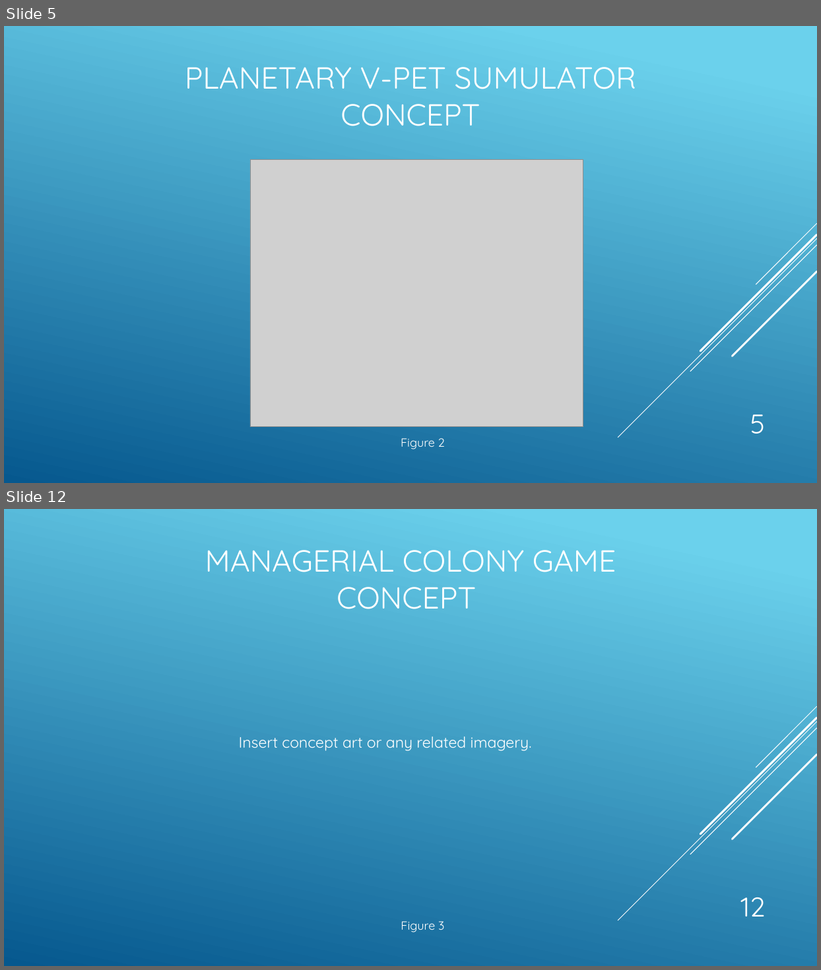
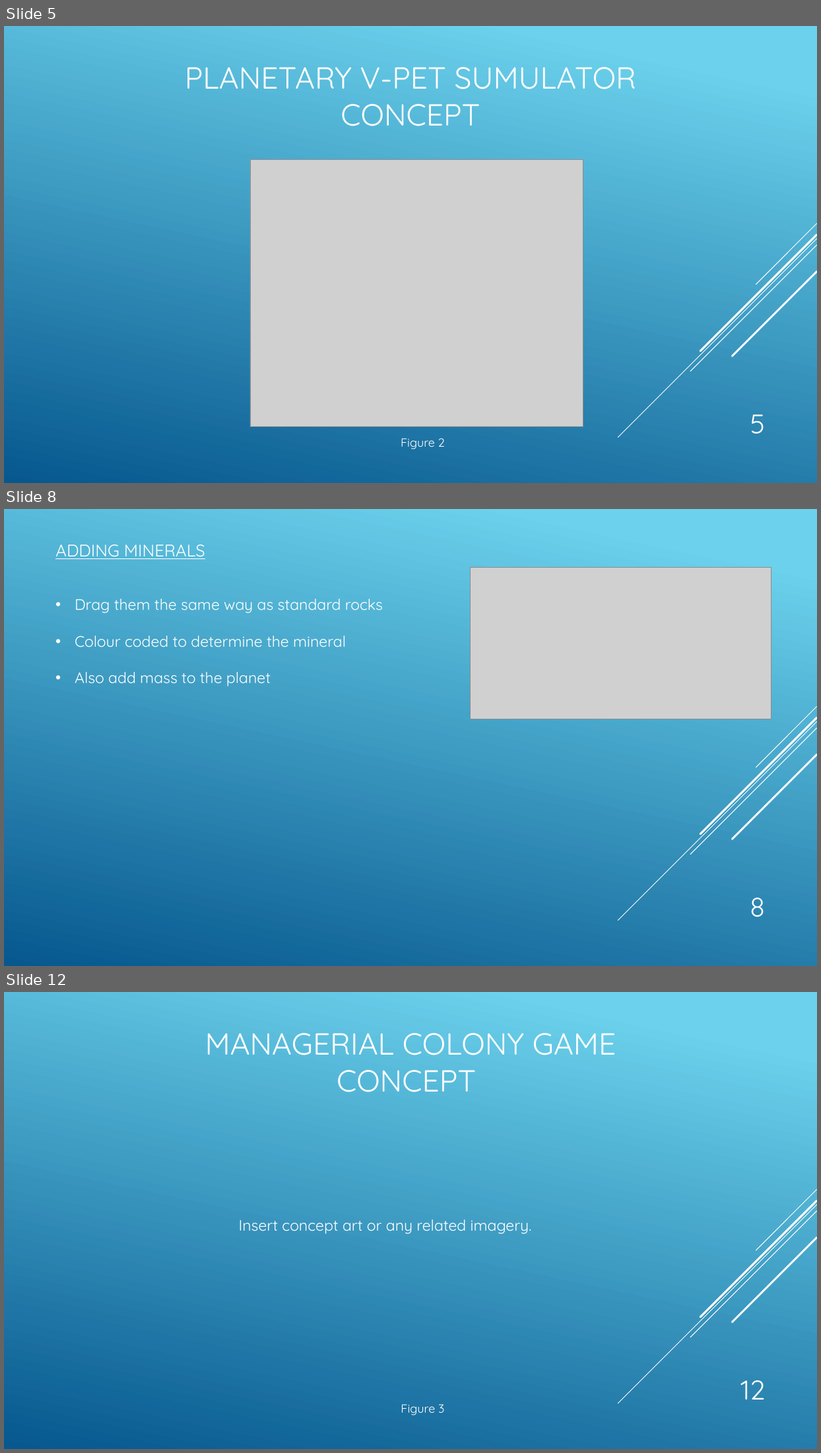
Before and after one commit to UoSGroupProjects1718/level-6-l6-group-3, a slide deck: Presentations/Level 6 Group 3 Pitch.pptx. Shown one above the other, each under a label of ours: slides 5 and 12 before the commit, slides 5, 8 and 12 after it; the slides between them are not shown. The pictures are 821x970 and 821x1453 pixels, drawn with LibreOffice and Linux fonts; fonts in the diff are those of the drawing; grey boxes stand for pictures. Boxes give left, top, right and bottom in pixels: in the first picture for what was removed or moved away, otherwise in the second. Text is boxed around its words. In the diff, an @@ line names an element or a change of style, - is before the commit and + after.

```diff
--- a/Presentations/Level 6 Group 3 Pitch.pptx
+++ b/Presentations/Level 6 Group 3 Pitch.pptx
@@ slide 8 added at box(4, 509, 817, 966), background gradient #6ED2EB to #06588E; not listed: 5 template elements that a slide beside it also shows @@
@@ title added at box(55, 545, 205, 559), 20 pt, text #FFFFFF, underline @@
+ADDING MINERALS
@@ picture added at box(471, 568, 772, 720) @@
@@ text added at box(75, 599, 383, 687), 18 pt, text #FFFFFF @@
+• Drag them the same way as standard rocks
+• Colour coded to determine the mineral
+• Also add mass to the planet
@@ page number added at box(750, 898, 765, 918), 32 pt, text #FFFFFF @@
+8
```
Also in this commit, not shown: 1 slide changed, 4 other slides added, 5 slides removed.
